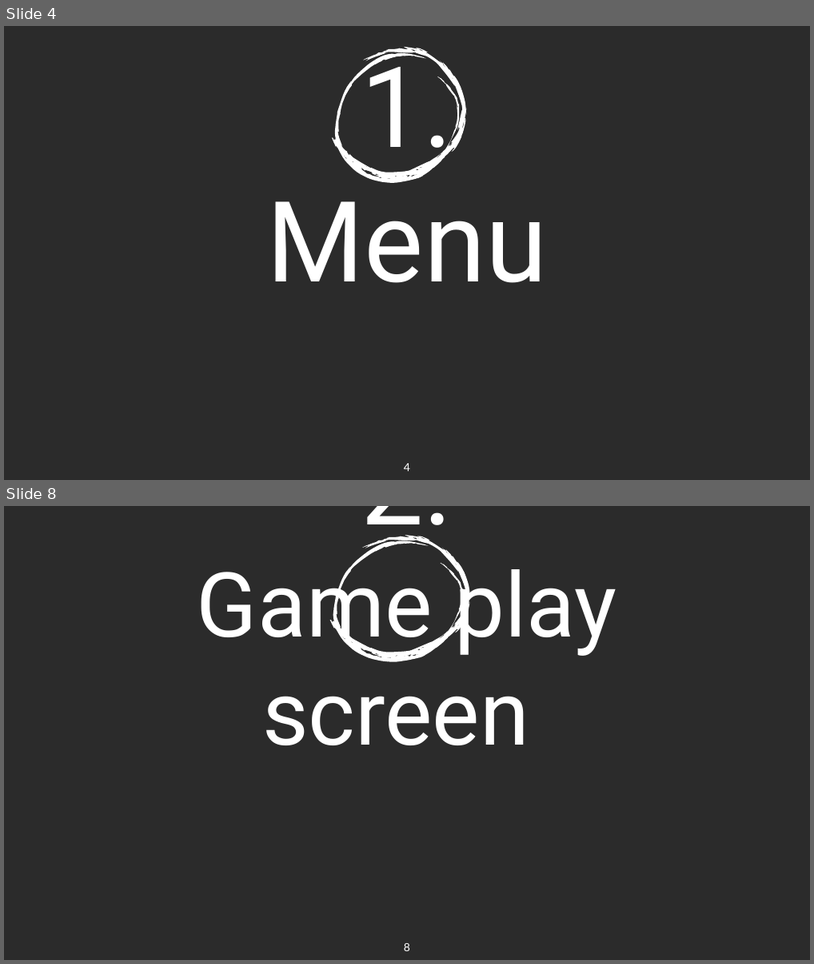
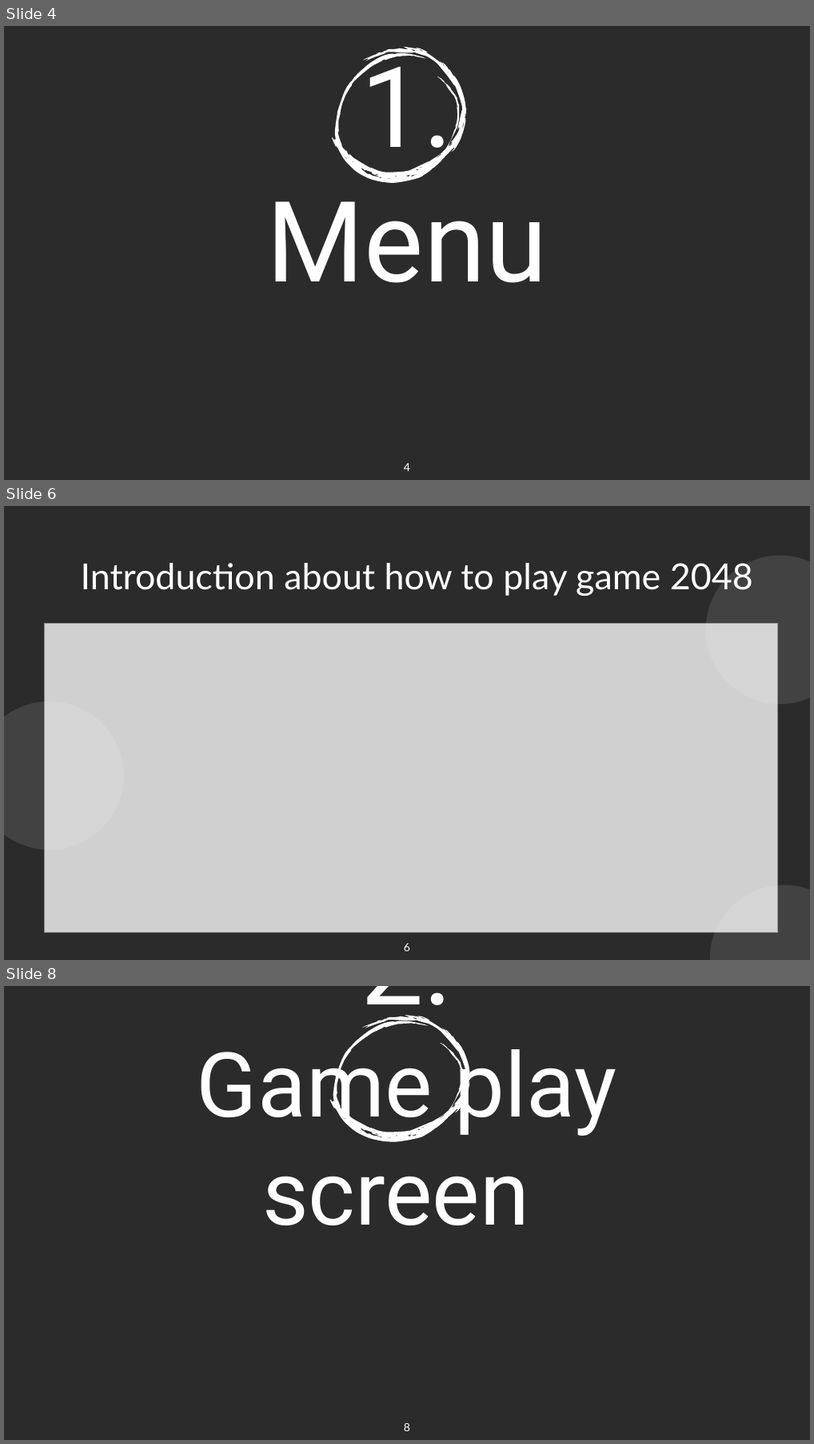
Before and after one commit to serema12/2048-Game, a slide deck: DSA_Presentation.pptx. Shown one above the other, each under a label of ours: slides 4 and 8 before the commit, slides 4, 6 and 8 after it; the slides between them are not shown. The pictures are 814x964 and 814x1444 pixels, drawn with LibreOffice and Linux fonts; fonts in the diff are those of the drawing; grey boxes stand for pictures; background and template pictures are left out; a plain dark background stands for a picture behind light text. Boxes give left, top, right and bottom in pixels: in the first picture for what was removed or moved away, otherwise in the second. Text is boxed around its words. In the diff, an @@ line names an element or a change of style, - is before the commit and + after.

```diff
--- a/DSA_Presentation.pptx
+++ b/DSA_Presentation.pptx
@@ slide 6 added at (4, 506, 810, 960), background picture (left out) @@
@@ text added at (81, 563, 754, 596), 32 pt, text #FFFFFF @@
+Introduction about how to play game 2048
@@ ellipse added at (706, 555, 810, 704), fill #FFFFFF at 11% opacity @@
@@ picture added at (44, 623, 778, 932) @@
@@ ellipse added at (4, 701, 123, 849), fill #FFFFFF at 11% opacity @@
@@ ellipse added at (710, 885, 810, 960), fill #FFFFFF at 11% opacity @@
@@ page number added at (404, 943, 410, 951), 10 pt, text #FFFFFF @@
+6
```
Also in this commit, not shown: 4 slides changed, 2 other slides added, 3 slides removed.
